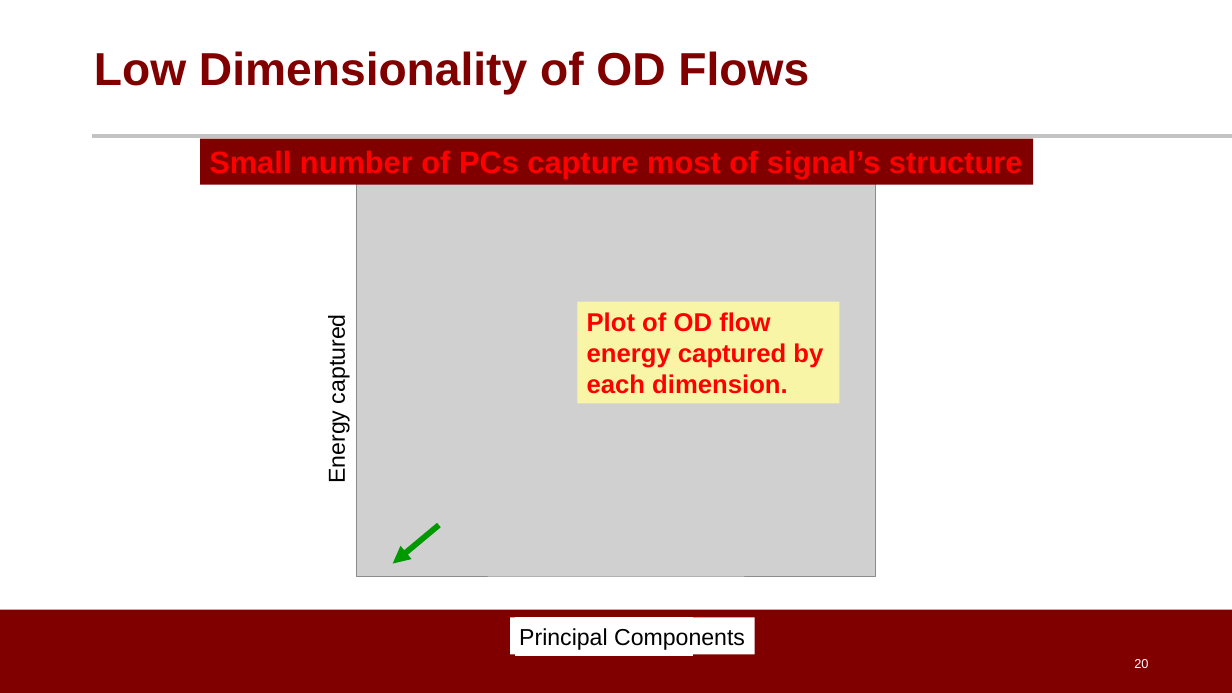
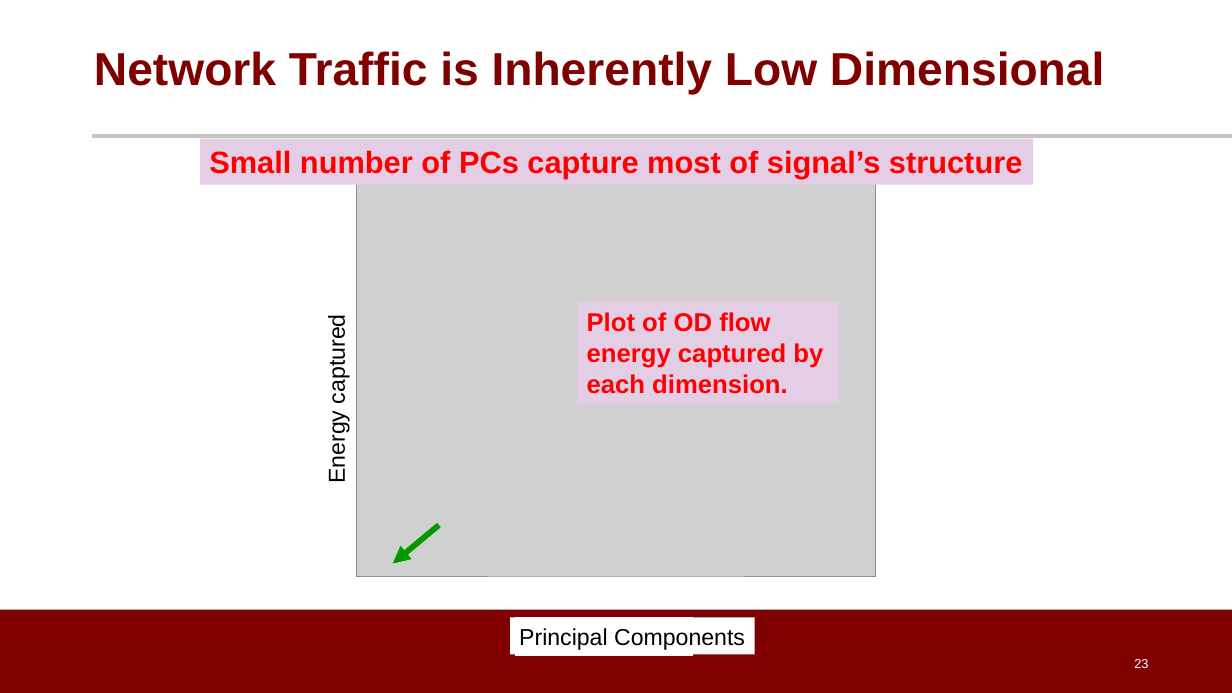
Before and after one commit to noise-lab/ML-Cybersecurity, a slide deck: slide 23 of module-3/ppt/3.4-Unsupervised Learning.pptx (slide 20 before the commit). Drawn at 1232x693 pixels with LibreOffice and Linux fonts; fonts in the diff are those of the drawing; grey boxes stand for pictures; background and template pictures are left out. Boxes give left, top, right and bottom in pixels: in the first picture for what was removed or moved away, otherwise in the second. Text is boxed around its words. In the diff, an @@ line names an element or a change of style, - is before the commit and + after.

```diff
--- a/module-3/ppt/3.4-Unsupervised Learning.pptx
+++ b/module-3/ppt/3.4-Unsupervised Learning.pptx
@@ title at bbox=[94, 51, 1104, 95]: text changed @@
-Low Dimensionality of OD Flows
+Network Traffic is Inherently Low Dimensional
@@ rectangle "Small number of PCs capture ..." at bbox=[201, 139, 1033, 185]: fill #800000 to #E3CEE6 @@
@@ rectangle "Plot of OD flow energy ..." at bbox=[578, 302, 839, 404]: fill #F8F6A6 to #E3CEE6 @@
@@ page number at bbox=[1134, 659, 1148, 668]: text changed @@
-20
+23
```
Also in this commit, not shown: 12 other slides changed, 6 slides added, 2 slides removed, 1 other file.
